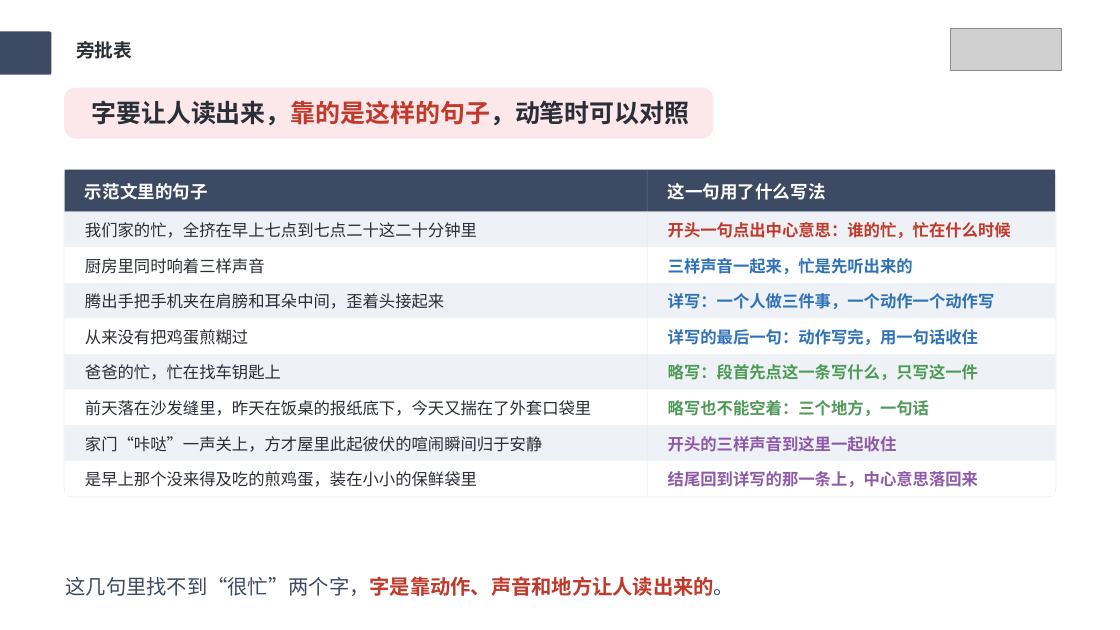
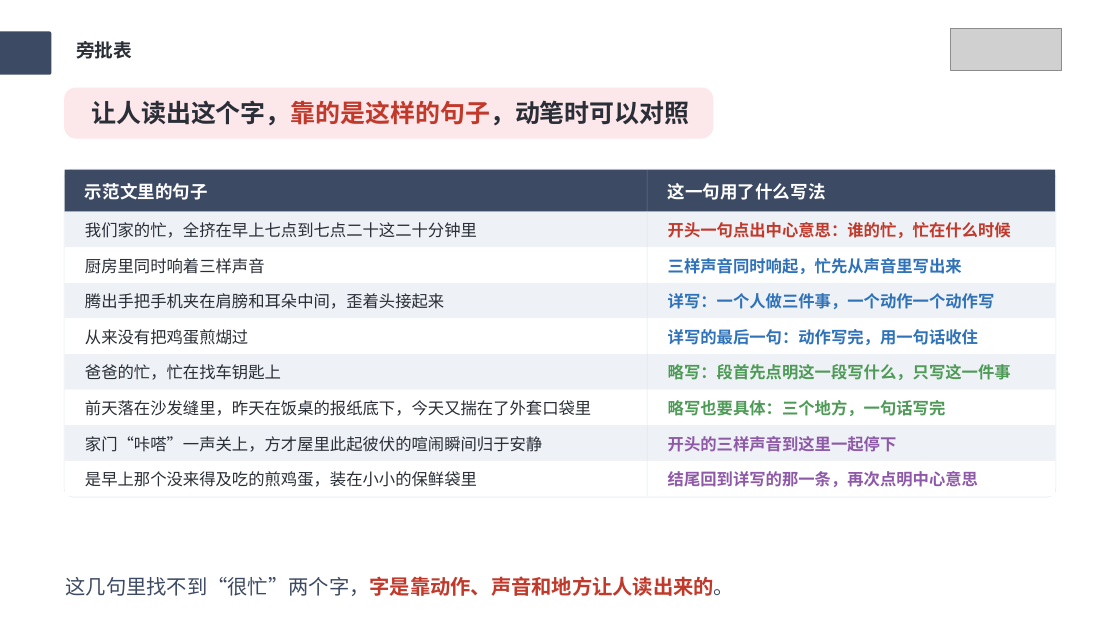
Before and after one commit to wuwenjia6498/laojohn-lesson-plan, a slide deck: slide 20 of 写作课件PPT输出/六上-第五单元-围绕中心意思写/六上-第五单元-围绕中心意思写-课件PPT.pptx. Drawn at 1120x630 pixels with LibreOffice and Linux fonts; fonts in the diff are those of the drawing; grey boxes stand for pictures. Boxes give left, top, right and bottom in pixels: in the first picture for what was removed or moved away, otherwise in the second. Text is boxed around its words. In the diff, an @@ line names an element or a change of style, - is before the commit and + after.

```diff
--- a/写作课件PPT输出/六上-第五单元-围绕中心意思写/六上-第五单元-围绕中心意思写-课件PPT.pptx
+++ b/写作课件PPT输出/六上-第五单元-围绕中心意思写/六上-第五单元-围绕中心意思写-课件PPT.pptx
@@ text at [91, 100, 689, 125]: text changed @@
-字要让人读出来，靠的是这样的句子，动笔时可以对照
+让人读出这个字，靠的是这样的句子，动笔时可以对照
@@ text at [668, 258, 962, 274]: text changed @@
-三样声音一起来，忙是先听出来的
+三样声音同时响起，忙先从声音里写出来
@@ text at [85, 329, 248, 345]: text changed @@
-从来没有把鸡蛋煎糊过
+从来没有把鸡蛋煎煳过
@@ text at [668, 364, 1011, 380]: text changed @@
-略写：段首先点这一条写什么，只写这一件
+略写：段首先点明这一段写什么，只写这一件事
@@ text at [668, 400, 946, 416]: text changed @@
-略写也不能空着：三个地方，一句话
+略写也要具体：三个地方，一句话写完
@@ text at [85, 436, 542, 452]: text changed @@
-家门“咔哒”一声关上，方才屋里此起彼伏的喧闹瞬间归于安静
+家门“咔嗒”一声关上，方才屋里此起彼伏的喧闹瞬间归于安静
@@ text at [668, 436, 897, 452]: text changed @@
-开头的三样声音到这里一起收住
+开头的三样声音到这里一起停下
@@ text at [668, 471, 978, 487]: text changed @@
-结尾回到详写的那一条上，中心意思落回来
+结尾回到详写的那一条，再次点明中心意思
```
Also in this commit, not shown: 22 other slides changed, 1 slide added, 1 slide removed, 25 other files.
